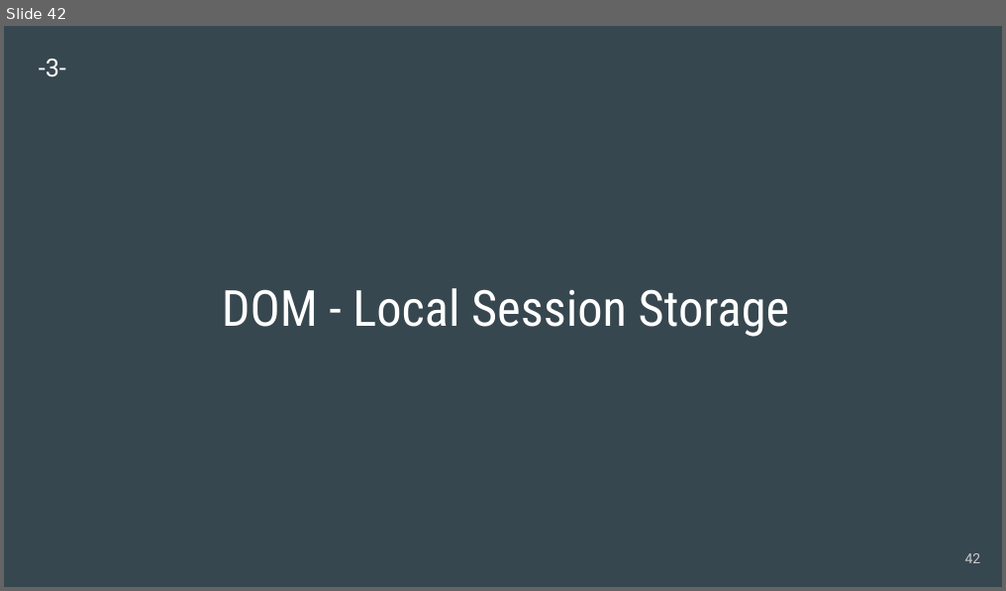
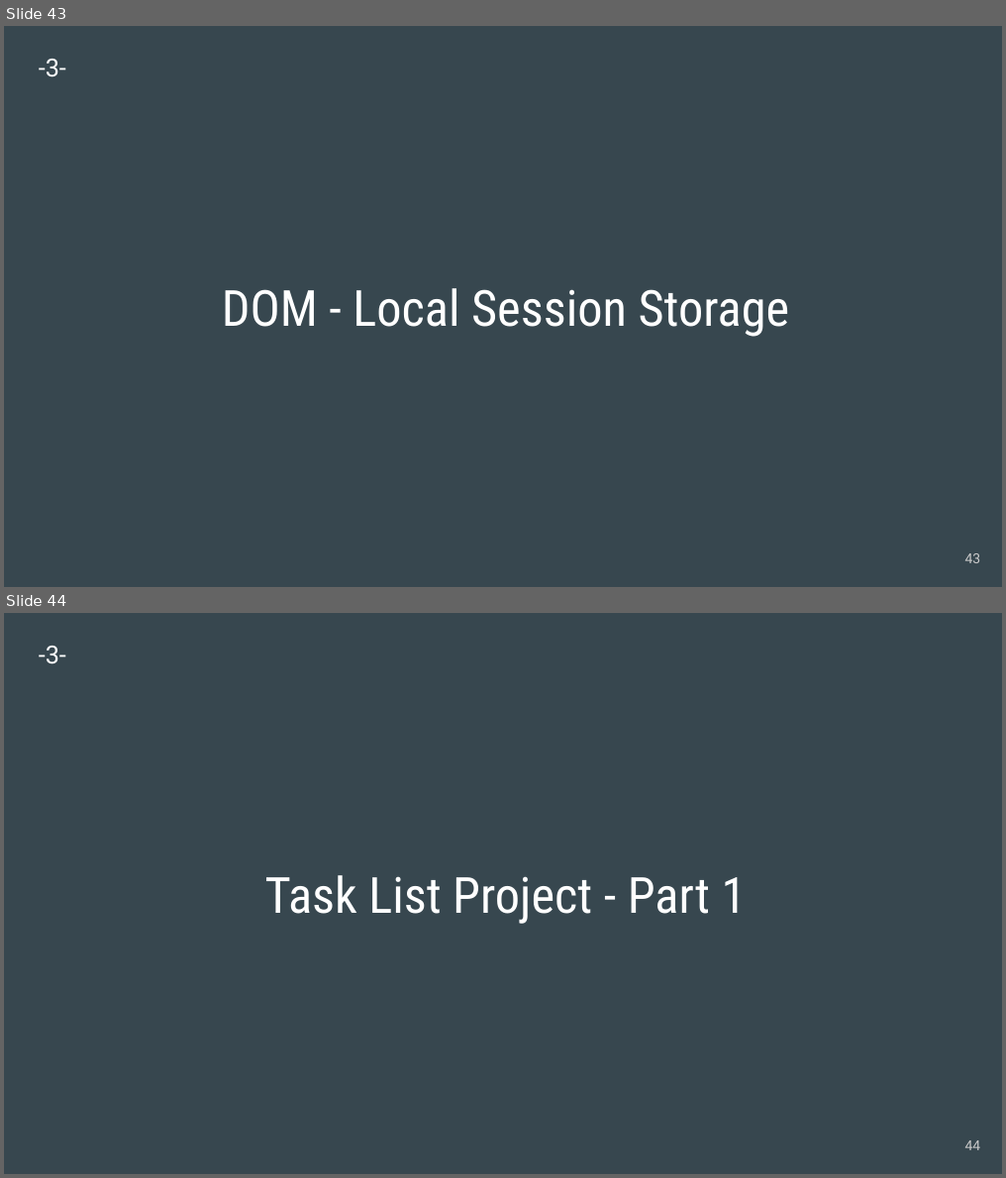
Before and after one commit to engwsalama/webdev_js, a slide deck: 2020-WebDev_js.pptx. Shown one above the other, each under a label of ours: slide 42 before the commit, slides 43 and 44 after it. The pictures are 1006x591 and 1006x1178 pixels, drawn with LibreOffice and Linux fonts; fonts in the diff are those of the drawing. Boxes give left, top, right and bottom in pixels: in the first picture for what was removed or moved away, otherwise in the second. Text is boxed around its words. In the diff, an @@ line names an element or a change of style, - is before the commit and + after.

```diff
--- a/2020-WebDev_js.pptx
+++ b/2020-WebDev_js.pptx
@@ slide 44 added at [4, 613, 1002, 1174], background #37474F @@
@@ text added at [39, 646, 66, 664], 18 pt, text #FFFFFF @@
+-3-
@@ title added at [265, 875, 746, 924], 36 pt, text #FFFFFF @@
+Task List Project - Part 1
@@ page number added at [965, 1141, 981, 1151], 10 pt, text #CACACA @@
+44
@@ what was slide 42 is now slide 43 @@
@@ page number at [965, 554, 981, 564]: text changed @@
-42
+43
```
Also in this commit, not shown: 9 other slides added, 1 other file.
